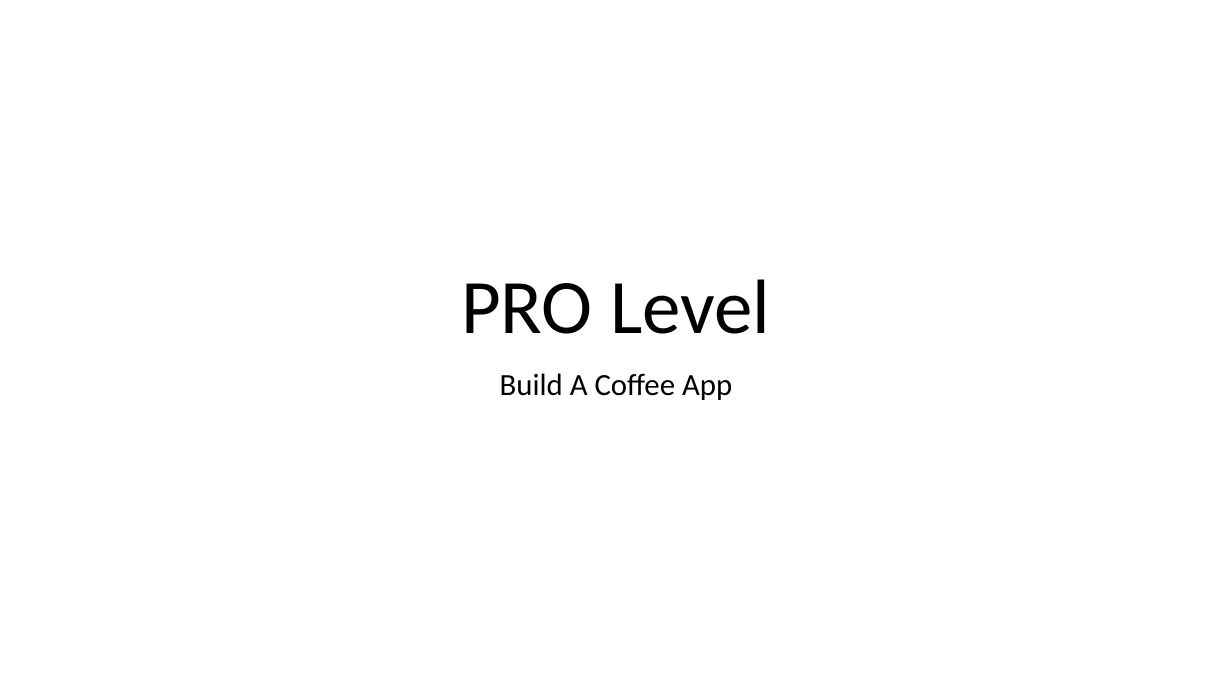
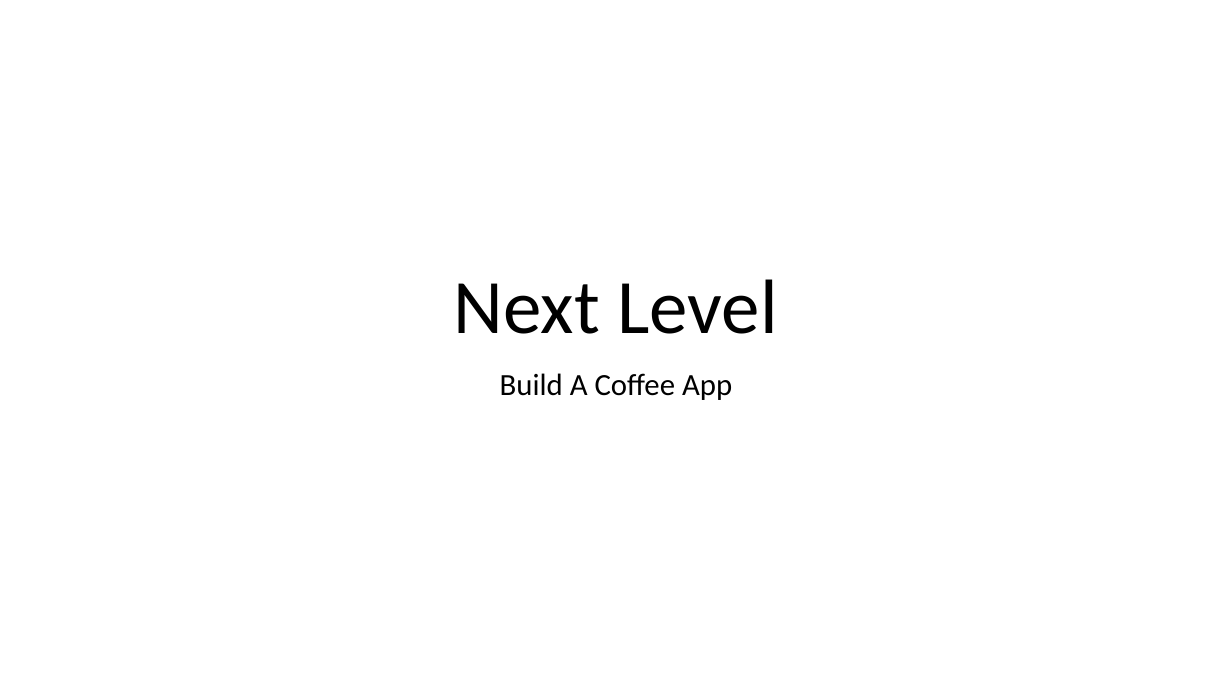
Before and after one commit to auzadventure/vue-advanced, a slide deck: slide 19 of Vue JS 102.pptx. Drawn at 1232x693 pixels with LibreOffice and Linux fonts; fonts in the diff are those of the drawing. Boxes give left, top, right and bottom in pixels: in the first picture for what was removed or moved away, otherwise in the second. Text is boxed around its words. In the diff, an @@ line names an element or a change of style, - is before the commit and + after.

Commit message:
pptx updated

```diff
--- a/Vue JS 102.pptx
+++ b/Vue JS 102.pptx
@@ title at box(454, 279, 777, 334): text changed @@
-PRO Level
+Next Level
```
Also in this commit, not shown: 2 other slides changed.
